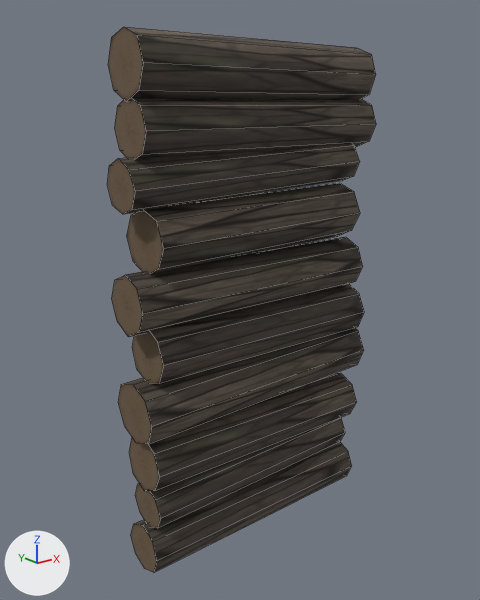
Renders of the FBX model Assets/ReSurvivor2/Blender/S7U_Rev_Logs_1m/S7U_Rev_Logs_1m.fbx from each side of a commit.
Both versions are drawn from a 50 mm lens placed at (-1.7, -2.02, 1.89), pointed at (-0.04, 0.05, 1.06). The lights are fixed; the arrows at lower left show +X, +Y and +Z. The older version comes first. Mesh edges are drawn as thin lines. Where no turn or scale is listed for an object, it has been applied to the vertices.

The first picture shows 'S7U_Rev_Logs_1m'.
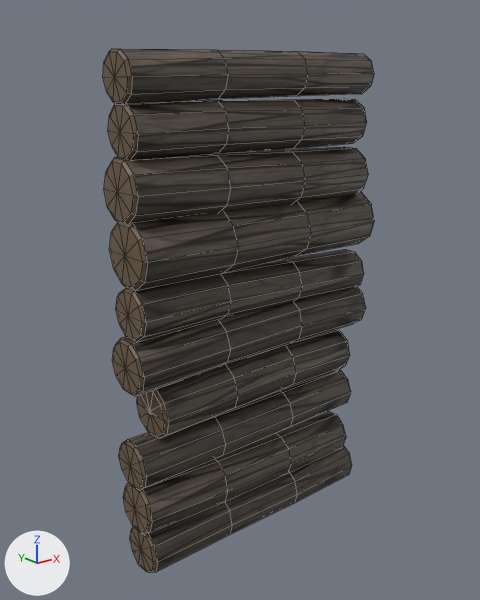
Boxes [x1, y1, x2, y2] around the edits, measured in the pictures (480 x 600 px):
'S7U_Rev_Logs_1m', reshaped: before [107, 27, 376, 572]; after [103, 49, 374, 573]
part 1 of me_s7u_rev_logs_1m_mesh, rebuilt (9% wider, 9% taller): before [132, 284, 364, 384]; after [112, 287, 366, 396]
part 2 of me_s7u_rev_logs_1m_mesh, rebuilt: before [129, 373, 356, 491]; after [119, 370, 351, 490]
part 3 of me_s7u_rev_logs_1m_mesh, rebuilt (13% wider, 9% taller): before [127, 183, 360, 274]; after [110, 192, 374, 291]
part 4 of me_s7u_rev_logs_1m_mesh, rebuilt: before [115, 99, 376, 160]; after [108, 99, 367, 160]
part 5 of me_s7u_rev_logs_1m_mesh, rebuilt (6% wider, 11% taller): before [135, 417, 345, 528]; after [123, 411, 346, 534]
part 6 of me_s7u_rev_logs_1m_mesh, rebuilt (13% narrower): before [118, 328, 364, 444]; after [137, 329, 350, 439]
part 7 of me_s7u_rev_logs_1m_mesh, rebuilt (7% shorter): before [112, 237, 362, 337]; after [116, 249, 364, 342]
part 8 of me_s7u_rev_logs_1m_mesh, rebuilt: before [107, 144, 360, 214]; after [104, 147, 368, 225]
part 9 of me_s7u_rev_logs_1m_mesh, rebuilt (25% shorter): before [108, 27, 376, 102]; after [103, 49, 374, 105]
part 10 of me_s7u_rev_logs_1m_mesh, built on: before [131, 442, 352, 572]; after [130, 445, 352, 573]

Patch to the scene script:
```diff
--- a/Assets/ReSurvivor2/Blender/S7U_Rev_Logs_1m/S7U_Rev_Logs_1m.fbx.py
+++ b/Assets/ReSurvivor2/Blender/S7U_Rev_Logs_1m/S7U_Rev_Logs_1m.fbx.py
@@ me_s7u_rev_logs_1m_mesh @@
 # used by ob_s7u_rev_logs_1m; location = (0.0, 0.0, 0.0)
-me_s7u_rev_logs_1m_mesh.from_pydata(...)  # 160 vertices, 100 faces; spans x -0.59..0.6, y -0.11..0.15, z 0.0..2.09
+me_s7u_rev_logs_1m_mesh.from_pydata(...)  # 620 vertices, 700 faces; spans x -0.61..0.61, y -0.12..0.15, z 0.0..2.04
+# me_s7u_rev_logs_1m_mesh part 1: the loose piece of 16 vertices spanning x -0.51..0.58, y -0.09..0.13, z 0.8..1.05 is rebuilt with 62 vertices and now spans x -0.61..0.6, y -0.1..0.14, z 0.8..1.03
+# me_s7u_rev_logs_1m_mesh part 2: the loose piece of 16 vertices spanning x -0.55..0.57, y -0.1..0.13, z 0.35..0.61 is rebuilt with 62 vertices and now spans x -0.61..0.55, y -0.08..0.13, z 0.4..0.61
+# me_s7u_rev_logs_1m_mesh part 3: the loose piece of 16 vertices spanning x -0.5..0.5, y -0.11..0.15, z 1.25..1.5 is rebuilt with 62 vertices and now spans x -0.59..0.61, y -0.12..0.15, z 1.21..1.46
+# me_s7u_rev_logs_1m_mesh part 4: the loose piece of 16 vertices spanning x -0.54..0.6, y -0.09..0.12, z 1.65..1.87 is rebuilt with 62 vertices and now spans x -0.58..0.56, y -0.09..0.12, z 1.66..1.86
+# me_s7u_rev_logs_1m_mesh part 5: the loose piece of 16 vertices spanning x -0.54..0.52, y -0.08..0.12, z 0.19..0.4 is rebuilt with 62 vertices and now spans x -0.6..0.53, y -0.09..0.13, z 0.18..0.41
+# me_s7u_rev_logs_1m_mesh part 6: the loose piece of 16 vertices spanning x -0.58..0.58, y -0.1..0.15, z 0.59..0.85 is rebuilt with 62 vertices and now spans x -0.52..0.52, y -0.1..0.14, z 0.6..0.83
+# me_s7u_rev_logs_1m_mesh part 7: the loose piece of 16 vertices spanning x -0.59..0.55, y -0.09..0.13, z 1.02..1.27 is rebuilt with 62 vertices and now spans x -0.58..0.6, y -0.08..0.13, z 1.0..1.21
+# me_s7u_rev_logs_1m_mesh part 8: the loose piece of 16 vertices spanning x -0.59..0.51, y -0.08..0.11, z 1.48..1.7 is rebuilt with 62 vertices and now spans x -0.6..0.57, y -0.1..0.13, z 1.44..1.67
+# me_s7u_rev_logs_1m_mesh part 9: the loose piece of 16 vertices spanning x -0.55..0.57, y -0.09..0.14, z 1.84..2.09 is rebuilt with 62 vertices and now spans x -0.59..0.6, y -0.07..0.11, z 1.84..2.04
+# me_s7u_rev_logs_1m_mesh part 10
+# 14 vertices are removed from x -0.57..0.57, y -0.08..0.13, z 0.0..0.21
+# 10 faces are deleted
+# 47 vertices are added at x -0.58..0.59, y -0.09..0.12, z 0.0..0.21
+# 8 new vertices lie (0.38, 0.0, 0.0) away from vertices in x -0.57..0.19, y -0.08..0.12, z 0.0..0.2
+# 5 new vertices lie (0.38, 0.0, 0.0) away from vertices in x -0.19..0.19, y -0.01..0.12, z 0.0..0.16
+# 30 new faces join them, mat_s7u_bark
+# 40 new faces join them, mat_s7u_woodcut
 me_s7u_rev_logs_1m_mesh.materials.append(mat_s7u_bark)
```
